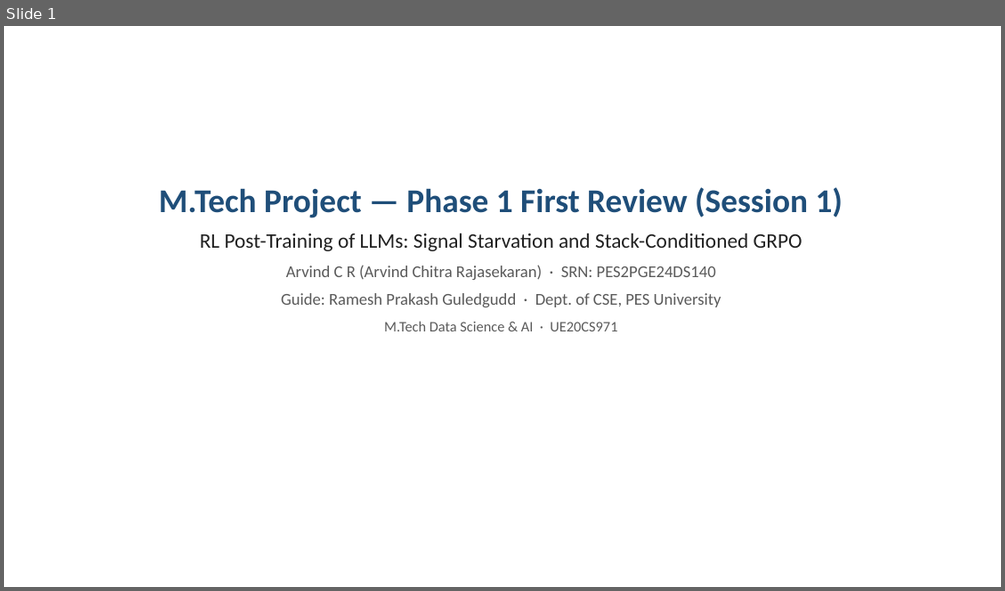
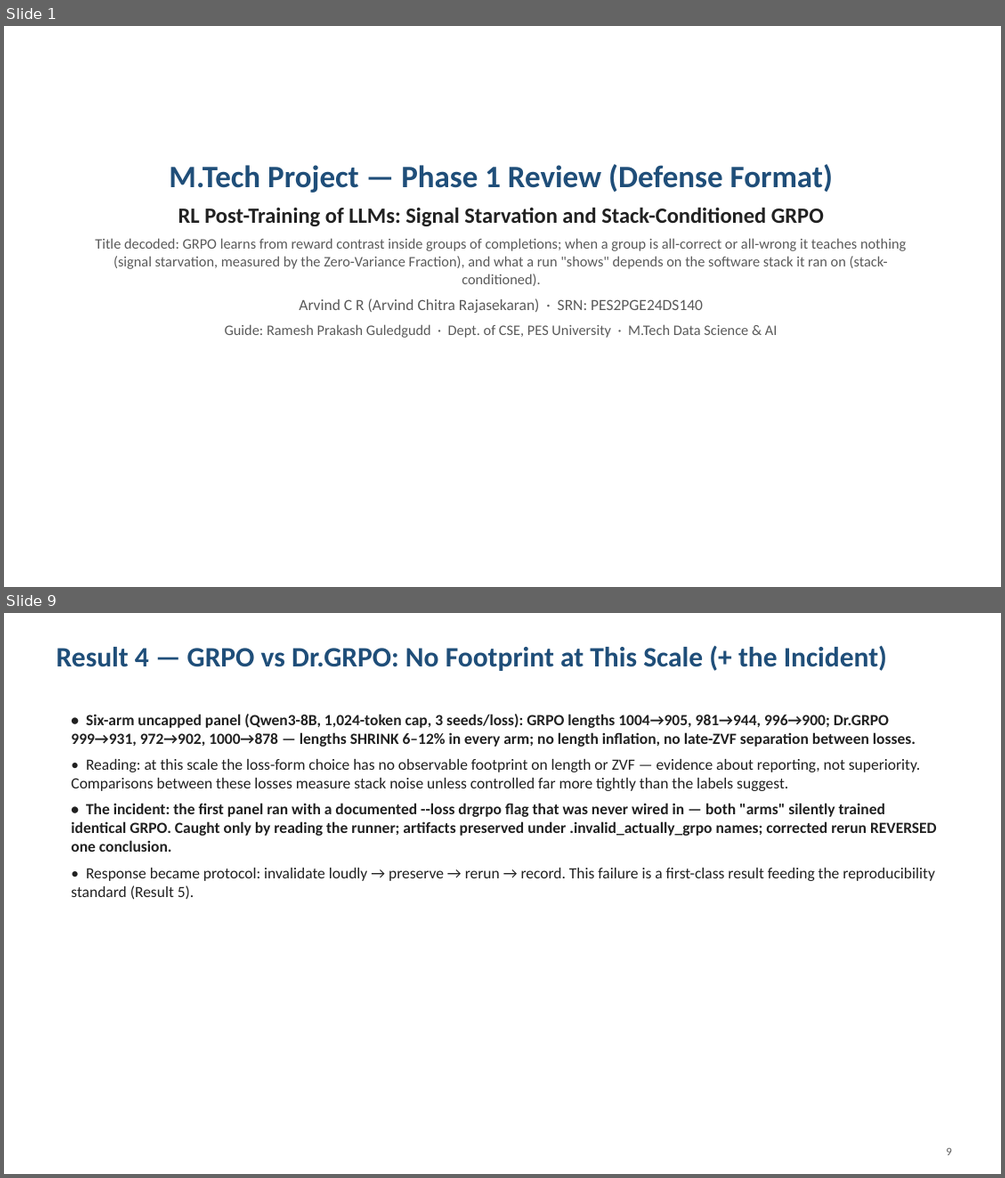
Before and after one commit to arvindcr4/tinker-rl-lab, a slide deck: outputs/PESU_MTech_Phase1_Session1_Review_ArvindCR.pptx. Shown one above the other, each under a label of ours: slide 1 before the commit, slides 1 and 9 after it; the slides between them are not shown. The pictures are 1005x591 and 1005x1178 pixels, drawn with LibreOffice and Linux fonts; fonts in the diff are those of the drawing. Boxes give left, top, right and bottom in pixels: in the first picture for what was removed or moved away, otherwise in the second. Text is boxed around its words. In the diff, an @@ line names an element or a change of style, - is before the commit and + after.

```diff
--- a/outputs/PESU_MTech_Phase1_Session1_Review_ArvindCR.pptx
+++ b/outputs/PESU_MTech_Phase1_Session1_Review_ArvindCR.pptx
@@ slide 9 added at [4,613,1001,1174], background #FFFFFF @@
@@ text added at [57,646,887,671], 27 pt, text #1F4E79, bold @@
+Result 4 — GRPO vs Dr.GRPO: No Footprint at This Scale (+ the Incident)
@@ text added at [71,714,937,900], 15 pt, text #212121, bold @@
+• Six-arm uncapped panel (Qwen3-8B, 1,024-token cap, 3 seeds/loss): GRPO lengths 1004→905, 981→944, 996→900; Dr.GRPO 999→931, 972→902, 1000→878 — lengths SHRINK 6–12% in every arm; no length inflation, no late-ZVF separation between losses.
+• Reading: at this scale the loss-form choice has no observable footprint on length or ZVF — evidence about reporting, not superiority. Comparisons between these losses measure stack noise unless controlled far more tightly than the labels suggest.
+• The incident: the first panel ran with a documented --loss drgrpo flag that was never wired in — both "arms" silently trained identical GRPO. Caught only by reading the runner; artifacts preserved under .invalid_actually_grpo names; corrected rerun REVERSED one conclusion.
+• Response became protocol: invalidate loudly → preserve → rerun → record. This failure is a first-class result feeding the reproducibility standard (Result 5).
@@ text added at [946,1147,951,1155], 11 pt, text #5A5A5A @@
+9
@@ slide 1 changed as well @@
@@ text "M.Tech Project — Phase 1 ...": place and size @@
-text "M.Tech Project — Phase 1 ..." at [159,187,843,331]
+text "M.Tech Project — Phase 1 ..." at [95,164,906,338]
@@ text at [169,164,833,192]: text changed; size 32 to 30 pt @@
-M.Tech Project — Phase 1 First Review (Session 1)
+M.Tech Project — Phase 1 Review (Defense Format)
@@ text at [178,207,824,313]: size 20 to 21 pt, bold on in "RL Post-Training of LLMs: Signal Starvation and ..."; size 16 to 15 pt in "Arvind C R (Arvind Chitra Rajasekaran) · ..."; less space between paragraphs @@
@@ text at [95,238,906,286]: paragraph added @@
+Title decoded: GRPO learns from reward contrast inside groups of completions; when a group is all-correct or all-wrong it teaches nothing (signal starvation, measured by the Zero-Variance Fraction), and what a run "shows" depends on the software stack it ran on (stack-conditioned).
@@ text at [225,324,777,338]: text changed; size 16 to 14 pt @@
-Guide: Ramesh Prakash Guledgudd · Dept. of CSE, PES University
-M.Tech Data Science & AI · UE20CS971
+Guide: Ramesh Prakash Guledgudd · Dept. of CSE, PES University · M.Tech Data Science & AI
```
Also in this commit, not shown: 2 other slides changed, 11 other slides added, 10 slides removed, 1 other file.
